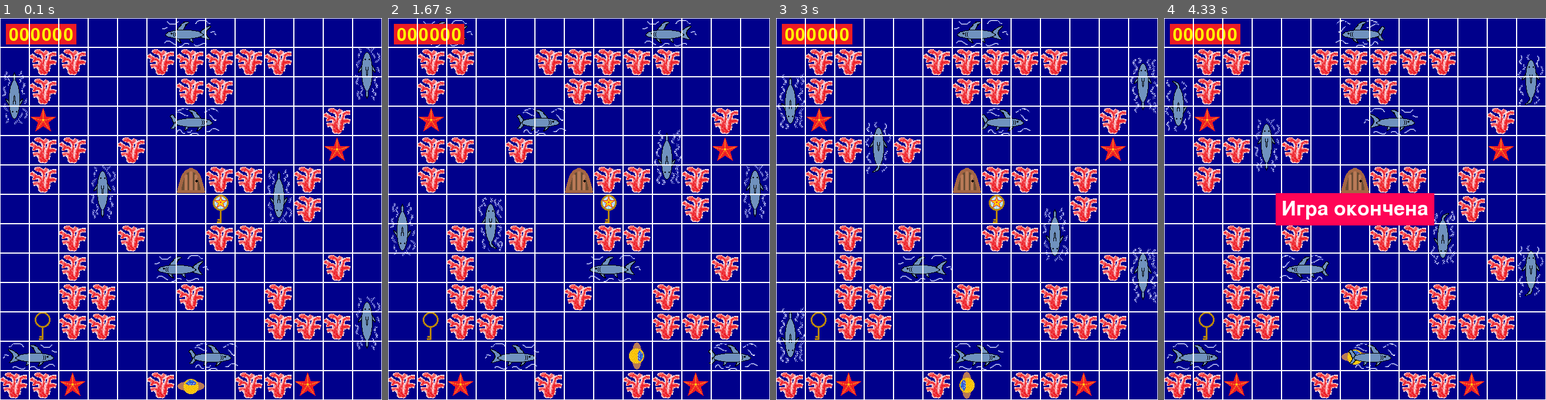
Above: before the commit, frames 1-4 (left to right).
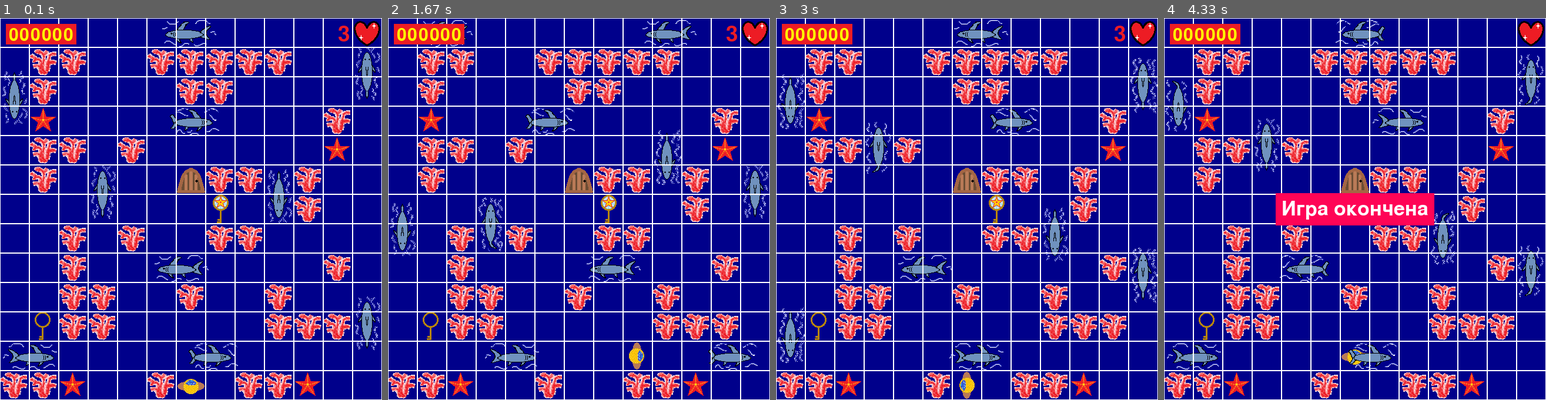
Above: after the commit, the same moments.

Repository: AZEN-SGG/PyGameProject
Game: pygame game, started from SecondLevel.py
Same seed, same stepped clock (60 frames per second), same inputs: the game is played once before the commit and once after it.
Inputs:
- Up to frame 1 (0.1 s): no input
- Up to frame 2 (1.67 s): hold D 0.33-0.8 s; hold W 0.83-1.13 s; hold D 1.17-1.63 s
- Up to frame 3 (3 s): hold A 1.67-2.2 s; hold S 2.23-2.53 s; hold A 2.57-2.97 s
- Up to frame 4 (4.33 s): hold W 3-3.37 s

The runs differ from the first frame. In frame 1, 0.4% of the frame differs, in the area x 7-100%, y 0-8%; in frame 2, 0.8%; in frame 3, 0.9%, in the area x 7-100%, y 0-31%; in frame 4, 0.8%.

Commit message:
Добавила класс жизни

Diff:
--- a/SecondLevel.py
+++ b/SecondLevel.py
@@ -8,18 +8,19 @@
 FPS = 20
 
 all_sprites = pygame.sprite.Group()
-tiles_group = pygame.sprite.Group()
-player_group = pygame.sprite.Group()
+key_group = pygame.sprite.Group()
+key_star_group = pygame.sprite.Group()
 
 game_folder = os.path.dirname(__file__)
 data_folder = os.path.join(game_folder, 'data')
 faced_bool = False
 key_coord = choice([[575, 75], [125, 125], [75, 525], [525, 475]])
 sea_star_coord = choice([[625, 625], [525, 625]])
-key_star_coord=choice([[575,625],[575,325],[225,75],[375,325]])
+key_star_coord = choice([[575, 625], [575, 325], [225, 75], [375, 325]])
 
 matrix = [['' for _ in range(13)] for i in range(13)]
 KEY = False
+KEY_STAR = False
 
 
 def faced():  # Отображает надпись и завершает программу
@@ -108,7 +109,7 @@
         if self.status == 5:
             self.rect.y -= self.SPEED
             if self.rect.y == 150:
-                self.__init__(load_image("data/" + "shark_right.png"), 2, 1, 135, 150, 5, 6)
+                self.__init__(load_image("data/" + "shark_right.png"), 2, 1, 150, 150, 5, 6)
         if self.status == 6:
             self.rect.x += self.SPEED
             if self.rect.x == 400:
@@ -177,7 +178,7 @@
         score.add_points(1000)
 
     def change_hide(self):
-        self.hide=False
+        self.hide = False
         self.image = star_image
         self.image.set_colorkey('green')
 
@@ -216,7 +217,7 @@
         for y in range(HEIGHT // 50):
             for x in range(WIDTH // 50):
                 # if not (abs(y - j) <= 1 and abs(x - i) <= 1):
-                # pygame.draw.rect(screen, 'black',(x * 50, y * 50, 50, 50))
+                #   pygame.draw.rect(screen, 'black',(x * 50, y * 50, 50, 50))
                 pygame.draw.rect(screen, 'white',
                                  (x * 50, y * 50, 50, 50), 1)
 
@@ -268,6 +269,8 @@
             self.bring_key()
 
     def bring_key(self):
+        global KEY_STAR
+        KEY_STAR = True
         self.hide = True
 
         self.rect.x = 475
@@ -275,7 +278,6 @@
         star.change_hide()
         star1.change_hide()
         star2.change_hide()
-
 
 
 class Door(pygame.sprite.Sprite):
@@ -353,6 +355,30 @@
                 self.rect.x -= 50
 
 
+class Life(pygame.sprite.Sprite):
+
+    def __init__(self, screen, color=(237, 28, 36)):
+        pygame.sprite.Sprite.__init__(self)
+
+        self.COORDINATS = 575,  25
+        self.image = heart_image
+        self.image.set_colorkey("green")
+        self.rect = self.image.get_rect()
+        self.rect.center = 625,25
+
+        self.screen = screen
+        self.color = color
+        self.font = pygame.font.Font(None, 55)
+
+        self.life = '3'
+
+    def update(self, color=(237, 28, 36)):  # Этот метод позволит обновлять счёт
+        text = self.font.render(self.life, True, color)  # Рисую счёт - коричневый цвет
+        text_x = 575
+        text_y = 10
+        screen.blit(text, (text_x, text_y))
+
+
 # Создаем игру и окно
 pygame.init()
 pygame.mixer.init()
@@ -369,6 +395,11 @@
 white_image = pygame.image.load(os.path.join(data_folder, 'white.png')).convert()
 
 board = Board()
+
+heart_image = pygame.image.load(os.path.join(data_folder, 'heart.png')).convert()
+life = Life(screen, score)
+
+all_sprites.add(life)
 
 opening_door_image = pygame.image.load(os.path.join(data_folder, 'opening_door.png')).convert()
 closing_door_image = pygame.image.load(os.path.join(data_folder, 'closing_door.png')).convert()
@@ -386,14 +417,15 @@
 all_sprites.add(sea_star4)
 
 key_star_image = pygame.image.load(os.path.join(data_folder, 'key_star.png')).convert()
-key_star = KeyStar(key_star_coord[0],key_star_coord[1])
+key_star = KeyStar(key_star_coord[0], key_star_coord[1])
 
 all_sprites.add(key_star)
+key_star_group.add(key_star)
 
 star_image = pygame.image.load(os.path.join(data_folder, 'stars.png')).convert()
 star = Star(75, 425)
-star1=Star(425,525)
-star2=Star(225,275)
+star1 = Star(425, 525)
+star2 = Star(225, 275)
 
 all_sprites.add(star)
 all_sprites.add(star1)
@@ -401,7 +433,6 @@
 
 key_image = pygame.image.load(os.path.join(data_folder, 'key.png')).convert()
 key = Key(key_coord[0], key_coord[1])
-
 
 player_image = pygame.image.load(os.path.join(data_folder, 'aqualunger.png')).convert()
 player_left_image = pygame.image.load(os.path.join(data_folder, 'aqualunger_left.png')).convert()
@@ -411,6 +442,8 @@
 
 all_sprites.add(player)
 all_sprites.add(key)
+key_group.add(key)
+
 shark1 = Shark(load_image("data/" + "shark_up.png"), 4, 1, WIDTH - 50, 475, 7, 3)
 shark2 = Shark(load_image("data/" + "shark_down.png"), 4, 1, 0, 80, 7, 1)
 shark3 = Shark(load_image("data/" + "shark_down.png"), 4, 1, 0, 500, 7, 1)
@@ -461,7 +494,7 @@
 coral36 = Coral(75, 125)
 coral37 = Coral(125, 75)
 coral38 = Coral(325, 125)
-coral39=Coral(375,275)
+coral39 = Coral(375, 275)
 
 all_sprites.add(coral1)
 all_sprites.add(coral2)
@@ -514,27 +547,36 @@
         # check for closing window
         if event.type == pygame.QUIT:
             running = False
-
-        if event.type == pygame.KEYDOWN:
-            if event.key == pygame.K_w:
-                player.go_up()
-
-            elif event.key == pygame.K_s:
-                player.go_down()
-
-            elif event.key == pygame.K_d:
-                player.go_right()
-
-            elif event.key == pygame.K_a:
-                player.go_left()
+        if not faced_bool:
+            if event.type == pygame.KEYDOWN:
+                if event.key == pygame.K_w:
+                    player.go_up()
+
+                elif event.key == pygame.K_s:
+                    player.go_down()
+
+                elif event.key == pygame.K_d:
+                    player.go_right()
+
+                elif event.key == pygame.K_a:
+                    player.go_left()
+        else:
+            if event.key == pygame.K_SPACE:
+                return_back()
+                faced_bool = False
+
 
     screen.fill((0, 0, 139))
     # Обновление
     if not faced_bool:
         all_sprites.update()
     all_sprites.draw(screen)
+    board.render(screen, player.get_rects())
     score.update()
-    board.render(screen, player.get_rects())
+    if KEY:
+        key_group.draw(screen)
+    if KEY_STAR:
+        key_star_group.draw(screen)
     if faced_bool:
         faced()
     # После отрисовки всего, переворачиваем экран
